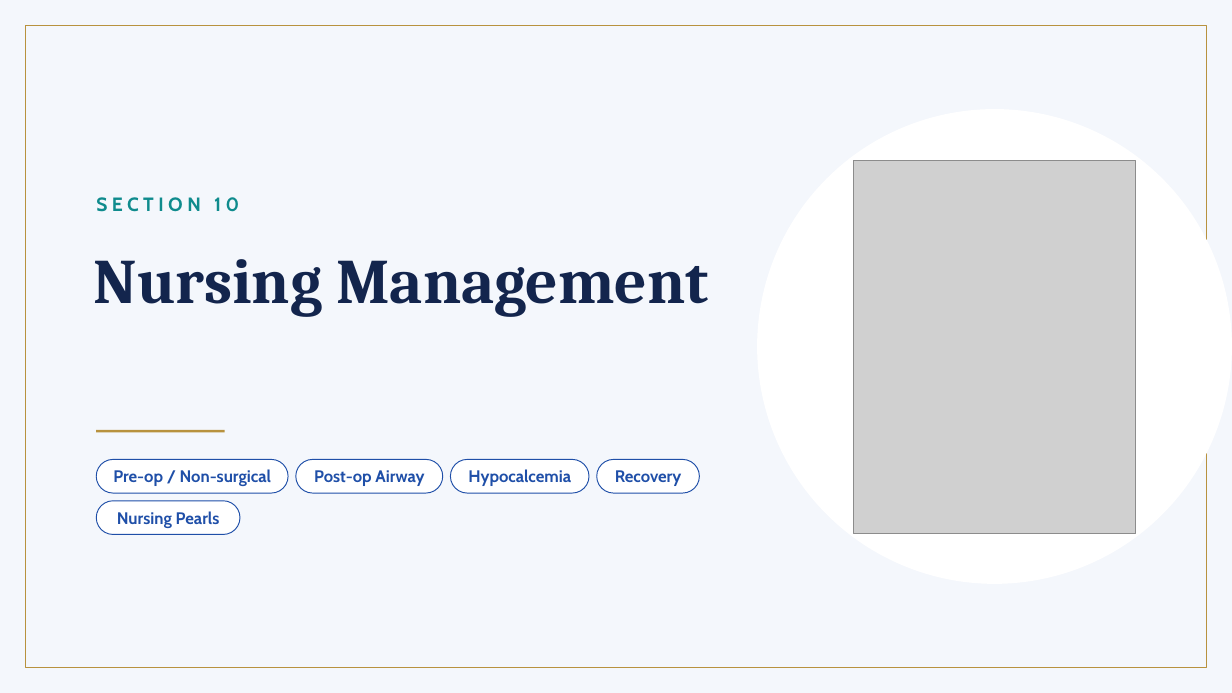
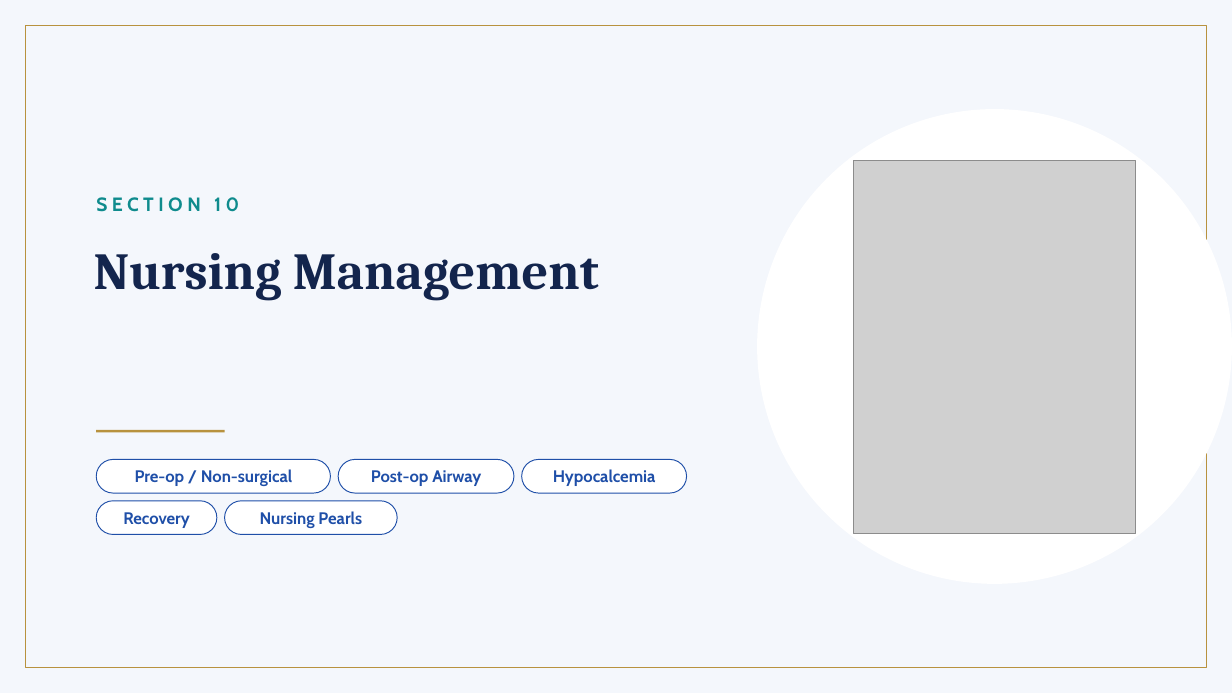
Before and after one commit to amrkarm548-ops/DSLIDES, a slide deck: slide 32 of Goiter_Presentation.pptx. Drawn at 1232x693 pixels with LibreOffice and Linux fonts; fonts in the diff are those of the drawing; grey boxes stand for pictures. Boxes give left, top, right and bottom in pixels: in the first picture for what was removed or moved away, otherwise in the second. Text is boxed around its words. In the diff, an @@ line names an element or a change of style, - is before the commit and + after.

Commit message:
Fix cover overlap for real: measure text with widest substitute font and scale to fit one line

```diff
--- a/Goiter_Presentation.pptx
+++ b/Goiter_Presentation.pptx
@@ text "Nursing Management" at [94, 253, 599, 301]: size 49.3 to 40.5 pt @@
@@ text "Pre-op / Non-surgical": place and size @@
-text "Pre-op / Non-surgical" at [113, 469, 271, 486]
+text "Pre-op / Non-surgical" at [135, 469, 292, 486]
@@ rounded rectangle: place and size @@
-rounded rectangle at [96, 459, 288, 493]
+rounded rectangle at [96, 459, 330, 493]
@@ text "Post-op Airway": place and size @@
-text "Post-op Airway" at [314, 470, 424, 486]
+text "Post-op Airway" at [371, 470, 481, 486]
@@ rounded rectangle: place and size @@
-rounded rectangle at [296, 459, 443, 493]
+rounded rectangle at [338, 459, 514, 493]
@@ text "Hypocalcemia": place and size @@
-text "Hypocalcemia" at [468, 469, 571, 486]
+text "Hypocalcemia" at [553, 469, 656, 486]
@@ rounded rectangle: place and size @@
-rounded rectangle at [450, 459, 589, 493]
+rounded rectangle at [522, 459, 687, 493]
@@ text "Recovery": place and size @@
-text "Recovery" at [615, 470, 682, 486]
+text "Recovery" at [123, 512, 190, 528]
@@ rounded rectangle: place and size @@
-rounded rectangle at [597, 459, 700, 493]
+rounded rectangle at [96, 501, 217, 534]
@@ text "Nursing Pearls": place and size @@
-text "Nursing Pearls" at [117, 511, 220, 528]
+text "Nursing Pearls" at [260, 511, 362, 528]
@@ rounded rectangle: place and size @@
-rounded rectangle at [96, 501, 240, 534]
+rounded rectangle at [225, 501, 397, 534]
```
Also in this commit, not shown: 20 other slides changed.
